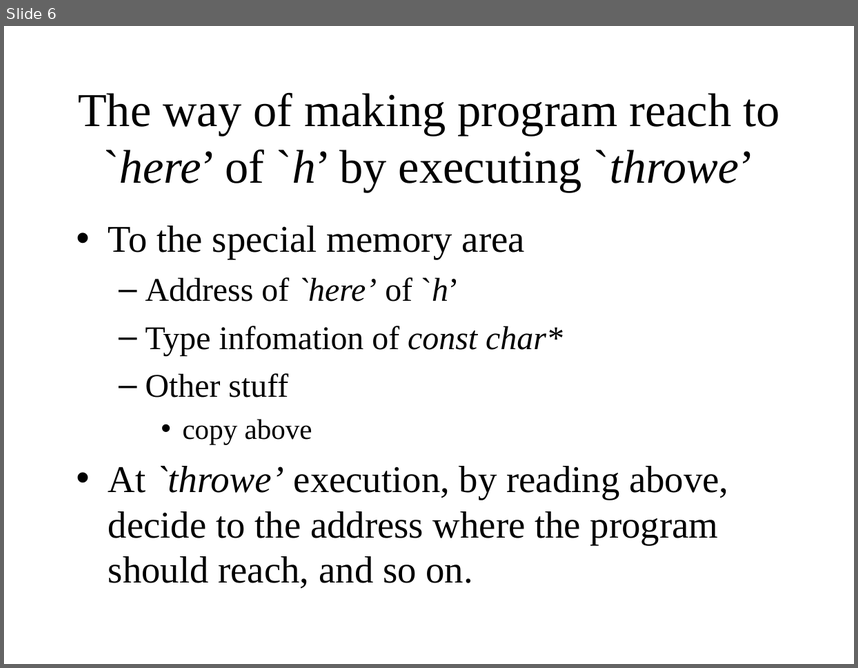
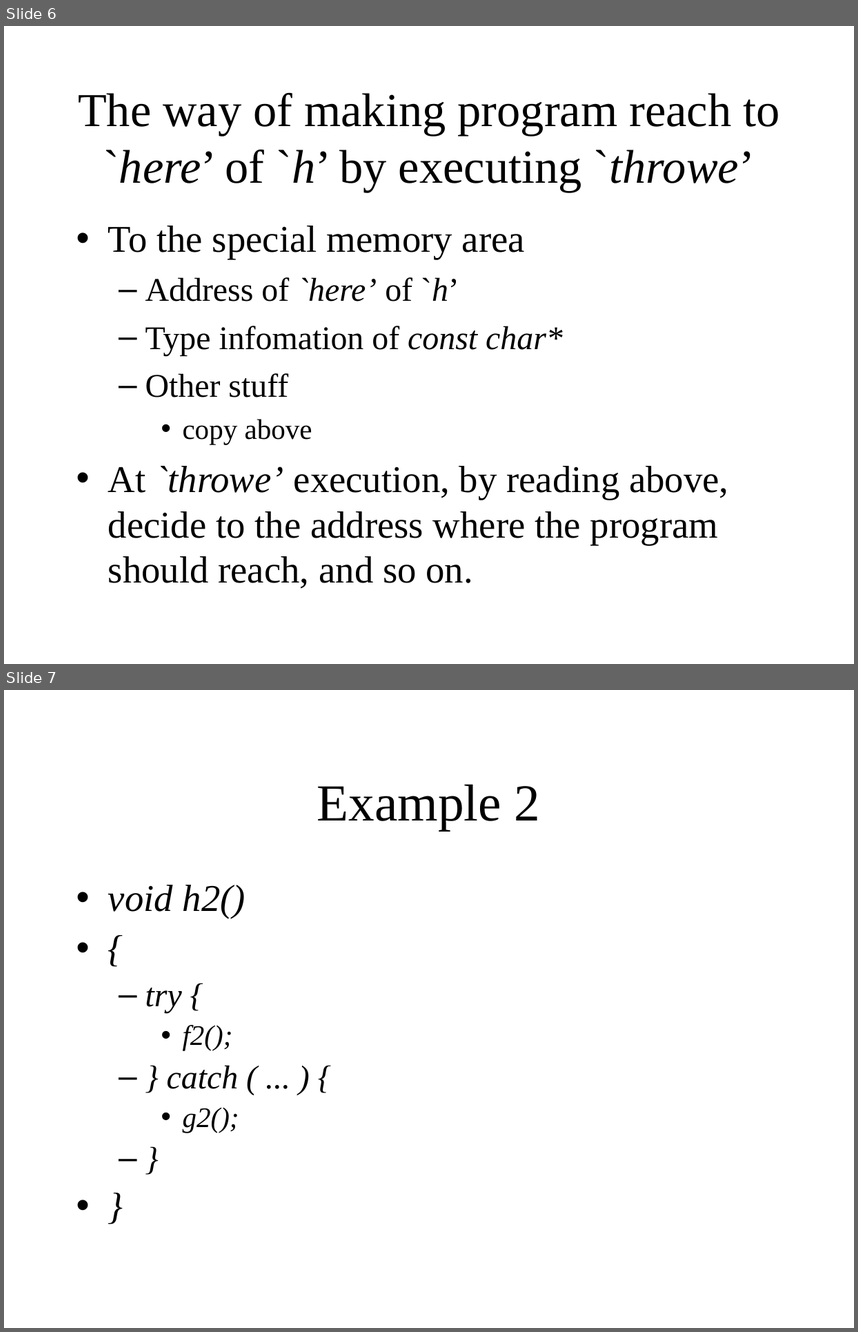
Before and after one commit to KeiHasegawa/cxx_doc, a slide deck: 24_exception_3ac_e.ppt. Shown one above the other, each under a label of ours: slide 6 before the commit, slides 6 and 7 after it. The pictures are 858x668 and 858x1332 pixels, drawn with LibreOffice and Linux fonts; fonts in the diff are those of the drawing. Boxes give left, top, right and bottom in pixels: in the first picture for what was removed or moved away, otherwise in the second. Text is boxed around its words. In the diff, an @@ line names an element or a change of style, - is before the commit and + after.

```diff
--- a/24_exception_3ac_e.ppt
+++ b/24_exception_3ac_e.ppt
@@ slide 7 added at [4, 690, 854, 1328], background #FFFFFF @@
@@ title added at [317, 784, 541, 830], 44 pt, text #000000 @@
+Example 2
@@ text added at [108, 885, 245, 1132], 28 pt, text #000000, italic @@
+• void h2()
+• {
+  – try {
+    • f2();
+  – } catch ( ... ) {
+    • g2();
+  – }
+• }
```
Also in this commit, not shown: 1 slide changed, 1 other slide added, 3 other files.
